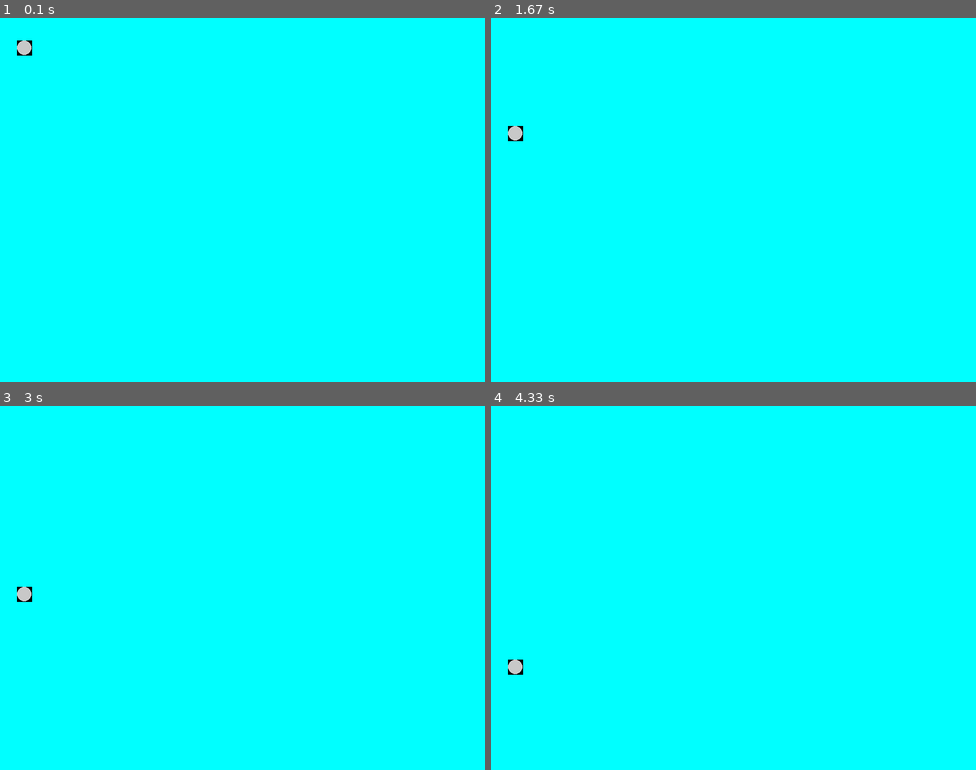
Above: before the commit, frames 1-4 (two rows, left to right).
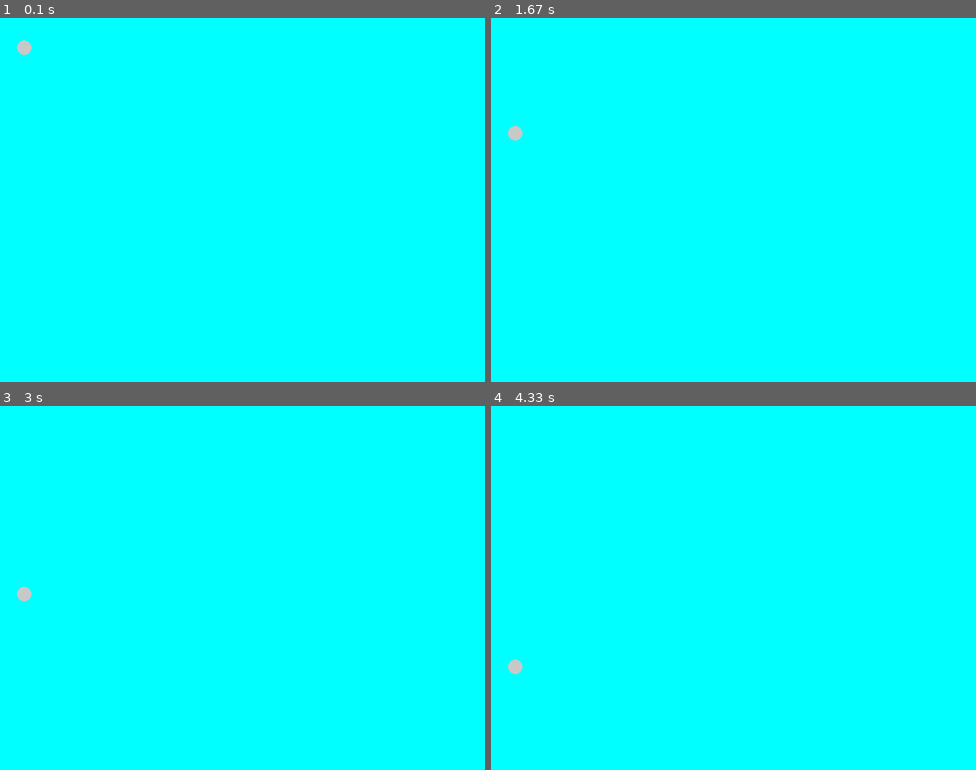
Above: after the commit, the same moments.

Repository: craigmaloney/pygame_2014_mug_code
Game: pygame game, started from main.py
Same seed, same stepped clock (60 frames per second), same inputs: the game is played once before the commit and once after it.
Inputs:
- Up to frame 1 (0.1 s): no input
- Up to frame 2 (1.67 s): no input
- Up to frame 3 (3 s): no input
- Up to frame 4 (4.33 s): no input

The runs differ from the first frame. In frame 1, less than 0.1% of the frame differs, in the area x 3-7%, y 6-11%; in frame 2, less than 0.1%; in frame 3, less than 0.1%; in frame 4, less than 0.1%.

Commit message:
Added alpha channel to the bomb

Diff:
--- a/main.py
+++ b/main.py
@@ -4,6 +4,7 @@
 from pygame.locals import DOUBLEBUF
 from pygame.locals import HWSURFACE
 from pygame.locals import QUIT
+from pygame.locals import SRCALPHA
 
 SCREENRECT = pygame.Rect(0, 0, 800, 600)
 FPS = 30
@@ -19,7 +20,7 @@
         self.bomb_size = 24
         self.half_bomb_size = self.bomb_size / 2
         pygame.sprite.Sprite.__init__(self, self.containers)
-        self.image = pygame.Surface((25, 25))
+        self.image = pygame.Surface((self.bomb_size, self.bomb_size), SRCALPHA)
         pygame.draw.circle(
             self.image,
             LIGHT_GRAY,
